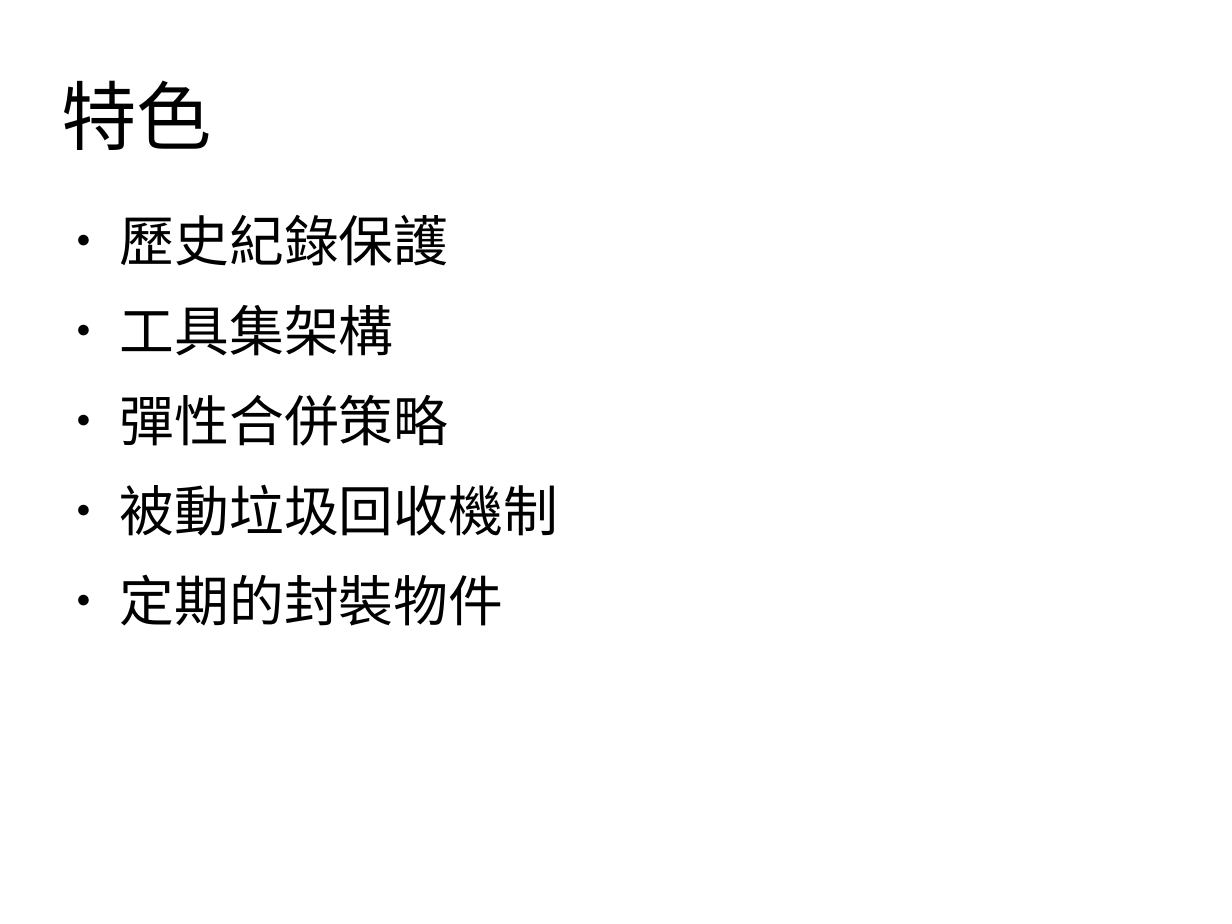
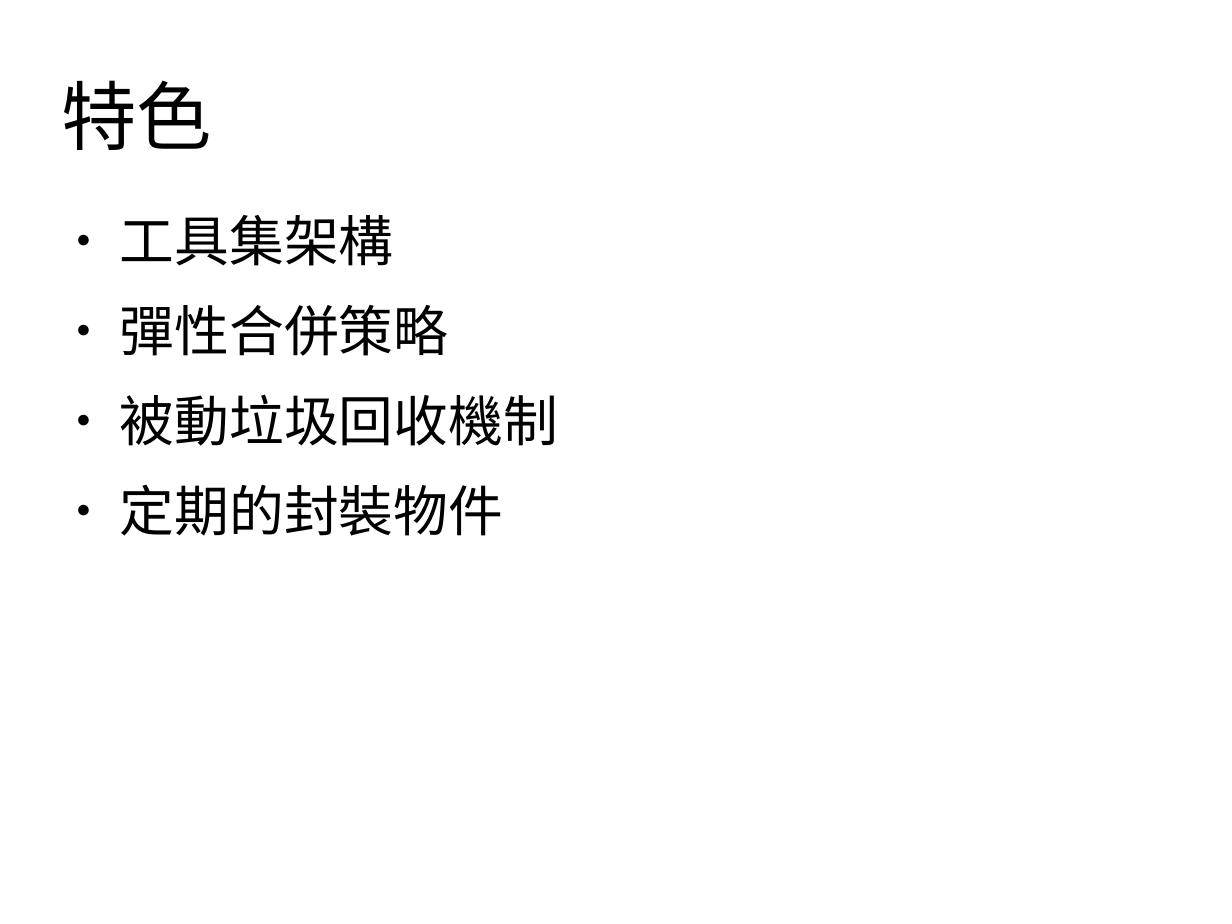
Before and after one commit to doggy8088/Learn-Git-in-30-days, a slide deck: slide 11 of zh-tw/Learn-Git-in-30-days.pptx. Drawn at 1232x924 pixels with LibreOffice and Linux fonts; fonts in the diff are those of the drawing. Boxes give left, top, right and bottom in pixels: in the first picture for what was removed or moved away, otherwise in the second. Text is boxed around its words. In the diff, an @@ line names an element or a change of style, - is before the commit and + after.

Commit message:
如果採用，此提交將會編輯簡報
將第一天特色(11)歷史紀錄保護刪除。

將第二天Windows三大Git工具與Linux三大Git工具(13)改成第二天Windows Git工具與Linux Git工具(13)

將在第四天章節新增投影片複製檔案到目錄

將第四天新增檔案改成常用狀態指令，也將複製檔案的指令刪除。

建議將WinDows與Linux的指令做兩種教學。

```diff
--- a/zh-tw/Learn-Git-in-30-days.pptx
+++ b/zh-tw/Learn-Git-in-30-days.pptx
@@ text at (120,215,449,266): paragraph removed @@
-● 歷史紀錄保護
```
Also in this commit, not shown: 2 other slides changed, 1 slide added, 2 slides removed.
